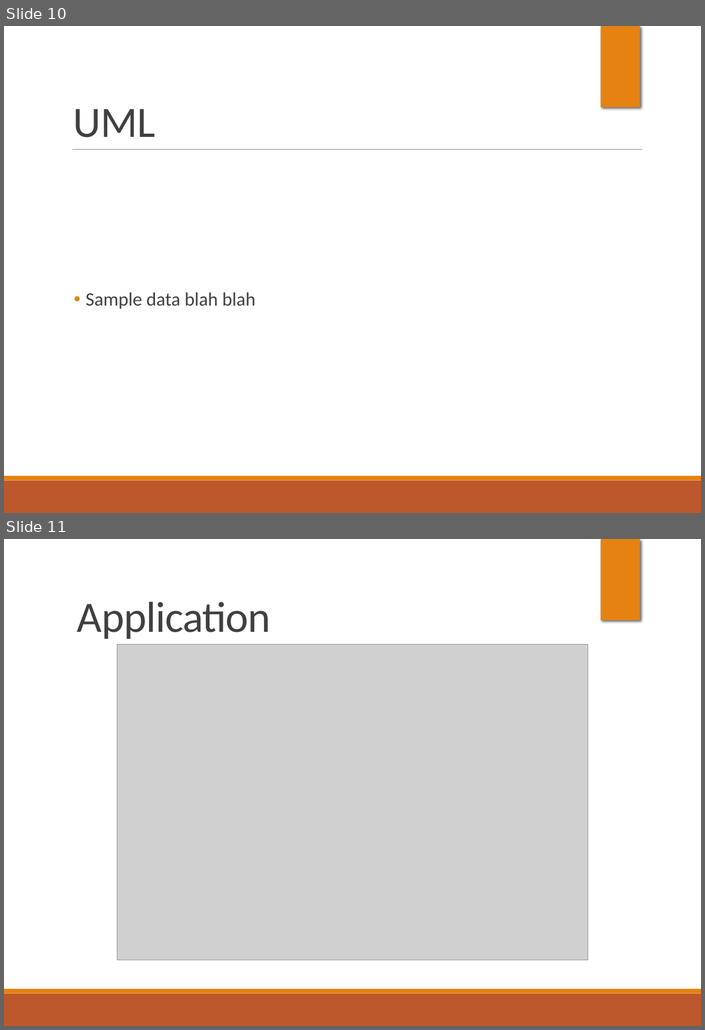
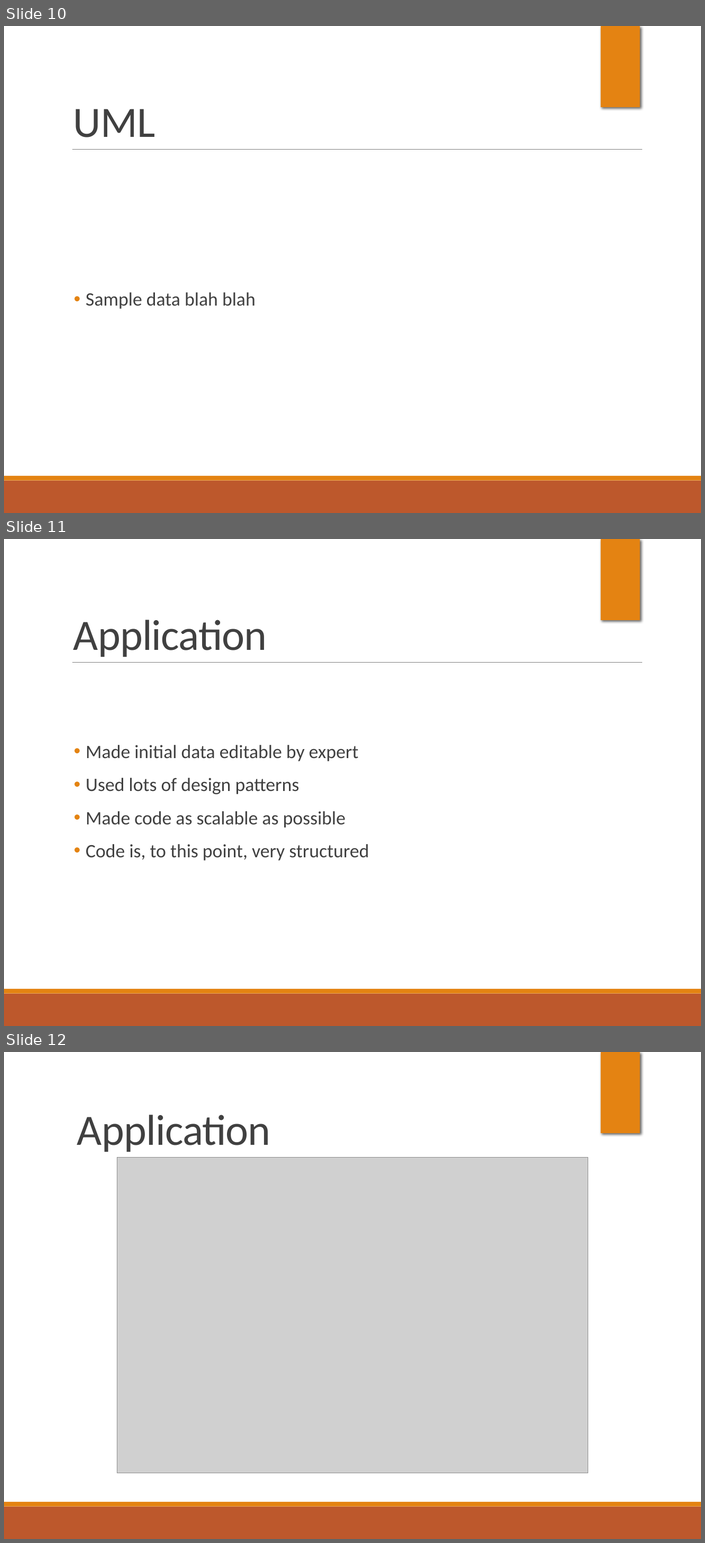
Before and after one commit to binduvr/ApplicationDevelopment, a slide deck: Paper Work/Presentation/Project Application Development 1.1.pptx. Shown one above the other, each under a label of ours: slides 10 and 11 before the commit, slides 10, 11 and 12 after it. The pictures are 705x1030 and 705x1543 pixels, drawn with LibreOffice and Linux fonts; fonts in the diff are those of the drawing; grey boxes stand for pictures; background and template pictures are left out. Boxes give left, top, right and bottom in pixels: in the first picture for what was removed or moved away, otherwise in the second. Text is boxed around its words. In the diff, an @@ line names an element or a change of style, - is before the commit and + after.

```diff
--- a/Paper Work/Presentation/Project Application Development 1.1.pptx
+++ b/Paper Work/Presentation/Project Application Development 1.1.pptx
@@ slide 11 added at (4, 539, 701, 1026), background #FFFFFF; not listed: 4 template elements that a slide beside it also shows @@
@@ title added at (73, 620, 267, 657), 48 pt, text #404040 @@
+Application
@@ text added at (86, 745, 369, 860), 21 pt, text #404040 @@
+• Made initial data editable by expert
+• Used lots of design patterns
+• Made code as scalable as possible
+• Code is, to this point, very structured
@@ what was slide 11 is now slide 12 @@
```
Also in this commit, not shown: 1 slide changed.
